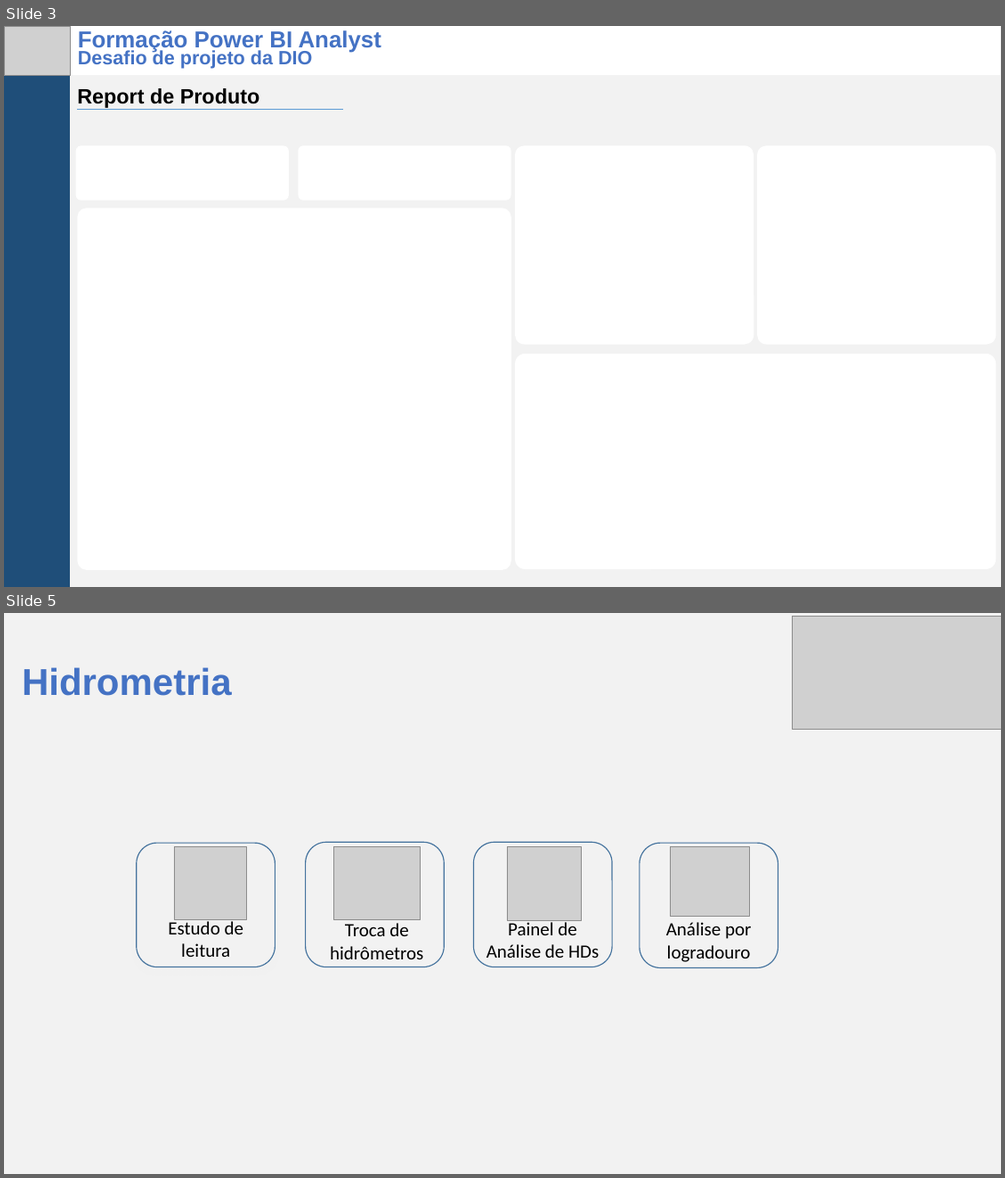
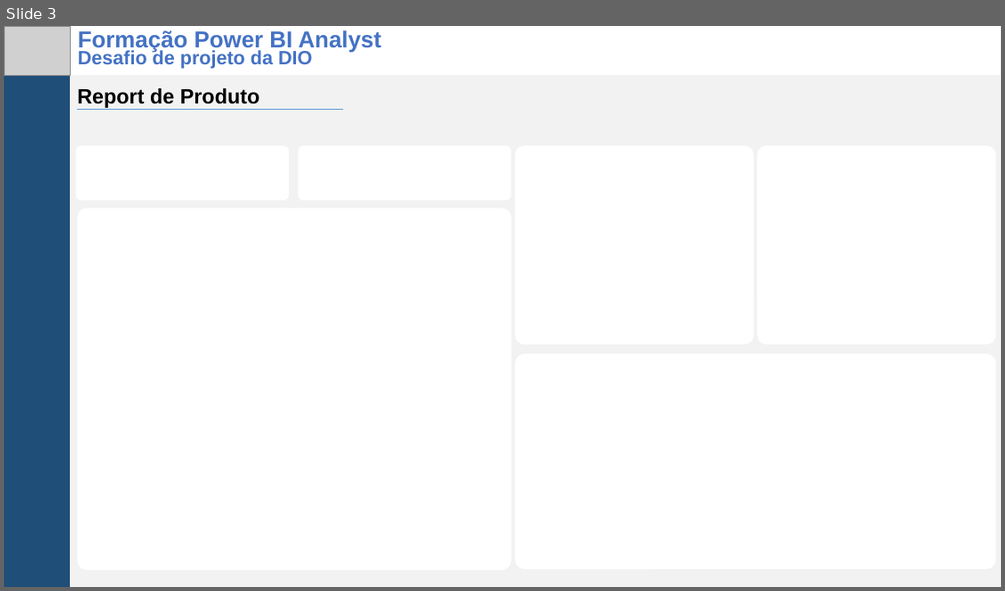
Before and after one commit to FredericoSander/Projetos_em_Power_BI, a slide deck: Criando um relatório de vendas elegante/Paineis/Painel interativo.pptx. Shown one above the other, each under a label of ours: slides 3 and 5 before the commit, slide 3 after it; the slides between them are not shown. The pictures are 1005x1178 and 1005x591 pixels, drawn with LibreOffice and Linux fonts; fonts in the diff are those of the drawing; grey boxes stand for pictures. Boxes give left, top, right and bottom in pixels: in the first picture for what was removed or moved away, otherwise in the second. Text is boxed around its words. In the diff, an @@ line names an element or a change of style, - is before the commit and + after.

```diff
--- a/Criando um relatório de vendas elegante/Paineis/Painel interativo.pptx
+++ b/Criando um relatório de vendas elegante/Paineis/Painel interativo.pptx
@@ slide 5 removed at (x1=4, y1=613, x2=1001, y2=1174), background #F2F2F2 @@
@@ picture removed at (x1=793, y1=617, x2=1001, y2=730) @@
@@ text removed at (x1=22, y1=667, x2=232, y2=696) @@
-Hidrometria
@@ rounded rectangle removed at (x1=137, y1=843, x2=275, y2=966) @@
@@ picture removed at (x1=174, y1=847, x2=246, y2=919) @@
@@ rounded rectangle removed at (x1=306, y1=842, x2=444, y2=966) @@
@@ picture removed at (x1=334, y1=847, x2=420, y2=919) @@
@@ rounded rectangle removed at (x1=474, y1=842, x2=612, y2=966) @@
@@ picture removed at (x1=507, y1=847, x2=582, y2=920) @@
@@ rounded rectangle removed at (x1=639, y1=843, x2=778, y2=967) @@
@@ picture removed at (x1=671, y1=846, x2=750, y2=916) @@
@@ text removed at (x1=168, y1=919, x2=243, y2=957) @@
-Estudo de leitura
@@ text removed at (x1=330, y1=923, x2=423, y2=959) @@
-Troca de hidrômetros
@@ text removed at (x1=486, y1=920, x2=599, y2=957) @@
-Painel de Análise de HDs
@@ text removed at (x1=666, y1=922, x2=751, y2=962) @@
-Análise por logradouro
```
Also in this commit, not shown: 1 other slide removed, 8 other files.
